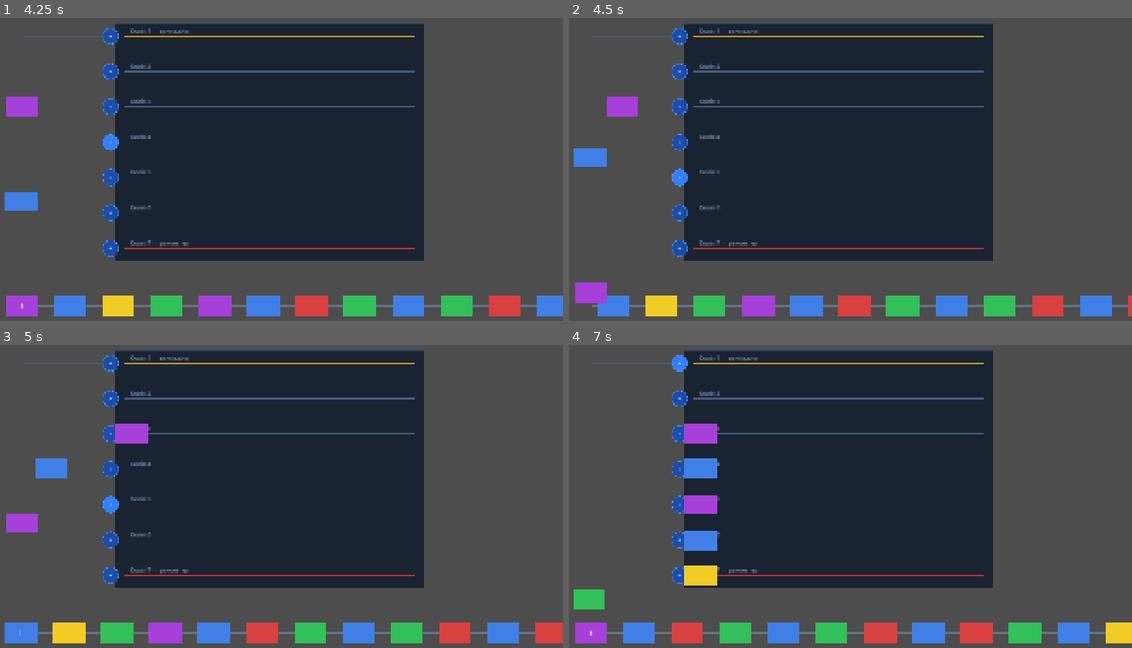
Above: before the commit, frames 1-4 (two rows, left to right).
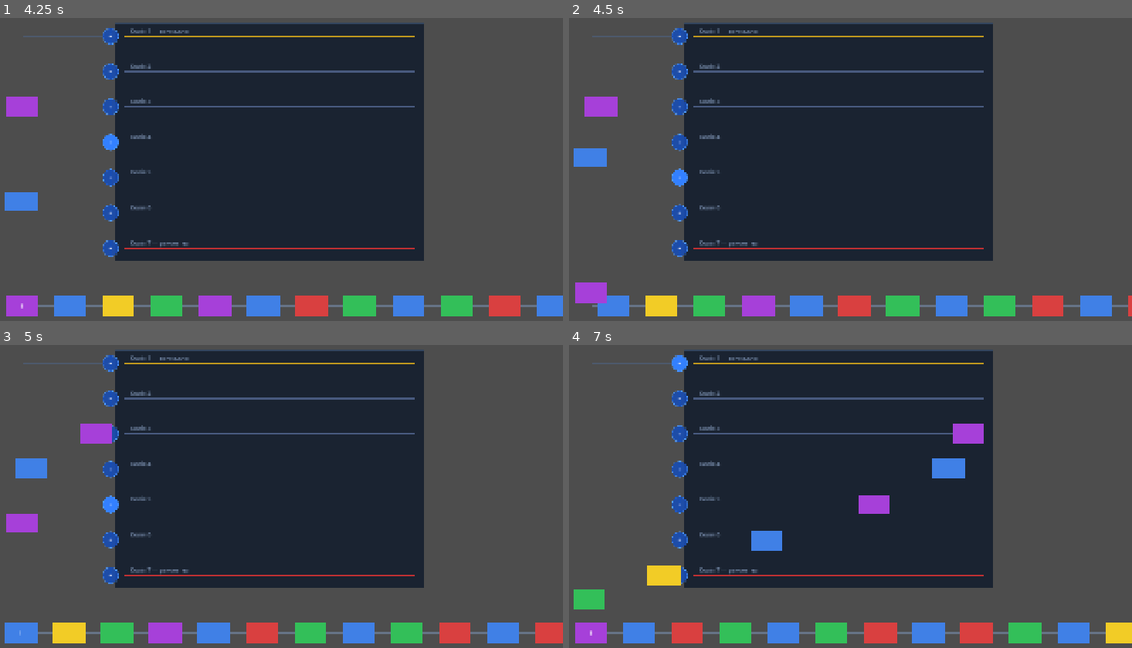
Above: after the commit, the same moments.

Repository: Fenimors99/shunting-game
Game: Godot game, scene res://scenes/GameScreen.tscn
The game is run twice, just before and just after one commit, with the same random seed, the same clock (stepped at 60 frames per second) and the same inputs.
Inputs:
- Up to frame 1 (4.25 s): click "СТАРТ" at 0.5 s; click "+" at 1.25 s; click "+" at 2 s; click "+" at 2.75 s; click "+" at 3.5 s
- Up to frame 2 (4.5 s): click "+" at 4.25 s
- Up to frame 3 (5 s): no input
- Up to frame 4 (7 s): click "+" at 5 s; click "+" at 5.75 s; click "+" at 6.5 s

Frame 1 is identical in both runs. In frame 2, 0.5% of the frame differs, in the area x 2-13%, y 25-33%; in frame 3, 1.2%; in frame 4, 3.8%, in the area x 13-74%, y 25-80%.

Commit message:
fix: reserve slot on tap, not on arrival; unify WAGON_GAP in Layout
- Station: _track_reserved counter, reserve_slot() called at dispatch time
- GameScreen: slot reserved immediately, passed through to place_wagon
- Layout: WAGON_GAP moved here from Queue, wagons fill track from far end

Diff:
--- a/scripts/GameScreen.gd
+++ b/scripts/GameScreen.gd
@@ -61,8 +61,9 @@
 # --- Анімація вагона: черга → поворот вгору → поворот вправо → колія ---
 
 func _on_wagon_entered_track(wagon: Wagon, track_index: int) -> void:
+	var slot: int        = station.reserve_slot(track_index)
 	var target_y: float  = station.get_track_y(track_index)
-	var target_x: float  = Layout.get_slot_x(station.get_next_slot(track_index))
+	var target_x: float  = Layout.get_slot_x(slot)
 	var up_time: float    = abs(Layout.QUEUE_Y - target_y) / Layout.SPEED
 	var right_time: float = abs(target_x - Layout.JUNCTION_X) / Layout.SPEED
 
@@ -72,7 +73,7 @@
 
 	tween.tween_property(wagon, "position:y", target_y, up_time)
 	tween.tween_property(wagon, "position:x", target_x, right_time)
-	tween.tween_callback(func(): _wagon_arrived(wagon, track_index))
+	tween.tween_callback(func(): _wagon_arrived(wagon, track_index, slot))
 
-func _wagon_arrived(wagon: Wagon, track_index: int) -> void:
-	station.place_wagon(wagon, track_index)
+func _wagon_arrived(wagon: Wagon, track_index: int, slot: int) -> void:
+	station.place_wagon(wagon, track_index, slot)
--- a/scripts/Layout.gd
+++ b/scripts/Layout.gd
@@ -24,8 +24,8 @@
 
 # Місткість колій (статична)
 const TRACK_CAPACITIES := { 1: 5, 2: 5, 3: 6, 4: 7, 5: 6, 6: 5, 7: 5 }
-# Відстань між вагонами на колії
-const TRACK_SLOT_SPACING := 120.0
+# Відстань між центрами вагонів (черга і колія)
+const WAGON_GAP := 150.0
 
 static func get_track_y(track_index: int) -> float:
 	return TRACK_TOP + (track_index - 1) * TRACK_SPACING
@@ -34,4 +34,5 @@
 	return TRACK_CAPACITIES.get(track_index, 5)
 
 static func get_slot_x(slot_index: int) -> float:
-	return STATION_LEFT + 20.0 + slot_index * TRACK_SLOT_SPACING
+	# slot_index=0 — перший вагон у дальньому кінці, наступні ближче до входу
+	return STATION_RIGHT - 50.0 - slot_index * WAGON_GAP
--- a/scripts/Queue.gd
+++ b/scripts/Queue.gd
@@ -3,7 +3,6 @@
 
 const WAGON_SCENE  := preload("res://scenes/Wagon.tscn")
 const WAGON_COUNT  := 50
-const WAGON_GAP    := 150.0  # відстань між вагонами
 
 signal wagon_entered_track(wagon: Wagon, track_index: int)
 signal queue_blocked(wagon: Wagon)
@@ -58,7 +57,7 @@
 	var w: Wagon = WAGON_SCENE.instantiate()
 	w.wagon_color = _COLORS[randi() % _COLORS.size()]
 	var spawn_x: float = Layout.QUEUE_START_X if _wagons.is_empty() \
-		else _wagons.back().position.x + WAGON_GAP
+		else _wagons.back().position.x + Layout.WAGON_GAP
 	w.position = Vector2(spawn_x, 0.0)
 	add_child(w)
 	_wagons.append(w)
--- a/scripts/Station.gd
+++ b/scripts/Station.gd
@@ -9,29 +9,35 @@
 
 signal track_entry_tapped(track_index: int)
 
-var _track_wagons: Array = []   # Array[Array[Wagon]]
-var _entry_buttons: Array = []  # Array[Button]
+var _track_wagons: Array = []    # Array[Array[Wagon]]
+var _track_reserved: Array = []  # int на колію: зарезервовані + вже припарковані
+var _entry_buttons: Array = []   # Array[Button]
 
 func _ready() -> void:
 	_track_wagons.resize(Layout.TRACK_COUNT)
+	_track_reserved.resize(Layout.TRACK_COUNT)
 	for i in Layout.TRACK_COUNT:
 		_track_wagons[i] = []
+		_track_reserved[i] = 0
 	_create_entry_buttons()
 
 # --- Публічний API ---
 
-func get_next_slot(track_index: int) -> int:
-	return _track_wagons[track_index - 1].size()
+# Викликається одразу при тапі — резервує слот і повертає його індекс
+func reserve_slot(track_index: int) -> int:
+	var idx := track_index - 1
+	var slot: int = _track_reserved[idx]
+	_track_reserved[idx] += 1
+	_refresh_button(track_index)
+	return slot
 
-func place_wagon(wagon: Wagon, track_index: int) -> void:
-	var idx := track_index - 1
-	var slot: int = _track_wagons[idx].size()
-	_track_wagons[idx].append(wagon)
+# Викликається коли вагон фізично доїхав — просто ставить на місце
+func place_wagon(wagon: Wagon, track_index: int, slot: int) -> void:
+	_track_wagons[track_index - 1].append(wagon)
 	wagon.position = Vector2(Layout.get_slot_x(slot), get_track_y(track_index))
-	_refresh_button(track_index)
 
 func is_track_full(track_index: int) -> bool:
-	return _track_wagons[track_index - 1].size() >= Layout.get_track_capacity(track_index)
+	return _track_reserved[track_index - 1] >= Layout.get_track_capacity(track_index)
 
 func get_track_y(track_index: int) -> float:
 	return Layout.get_track_y(track_index)
